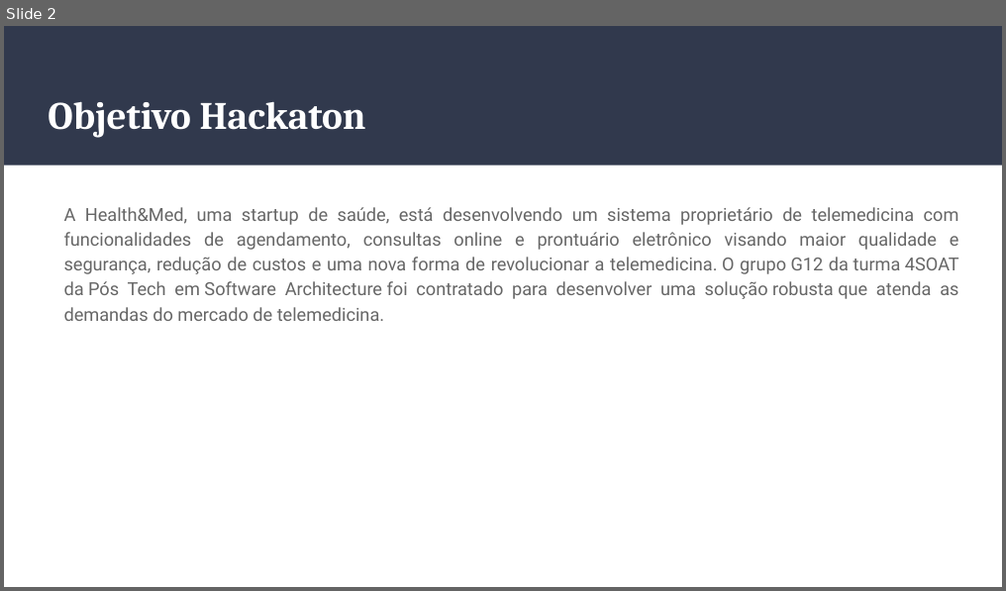
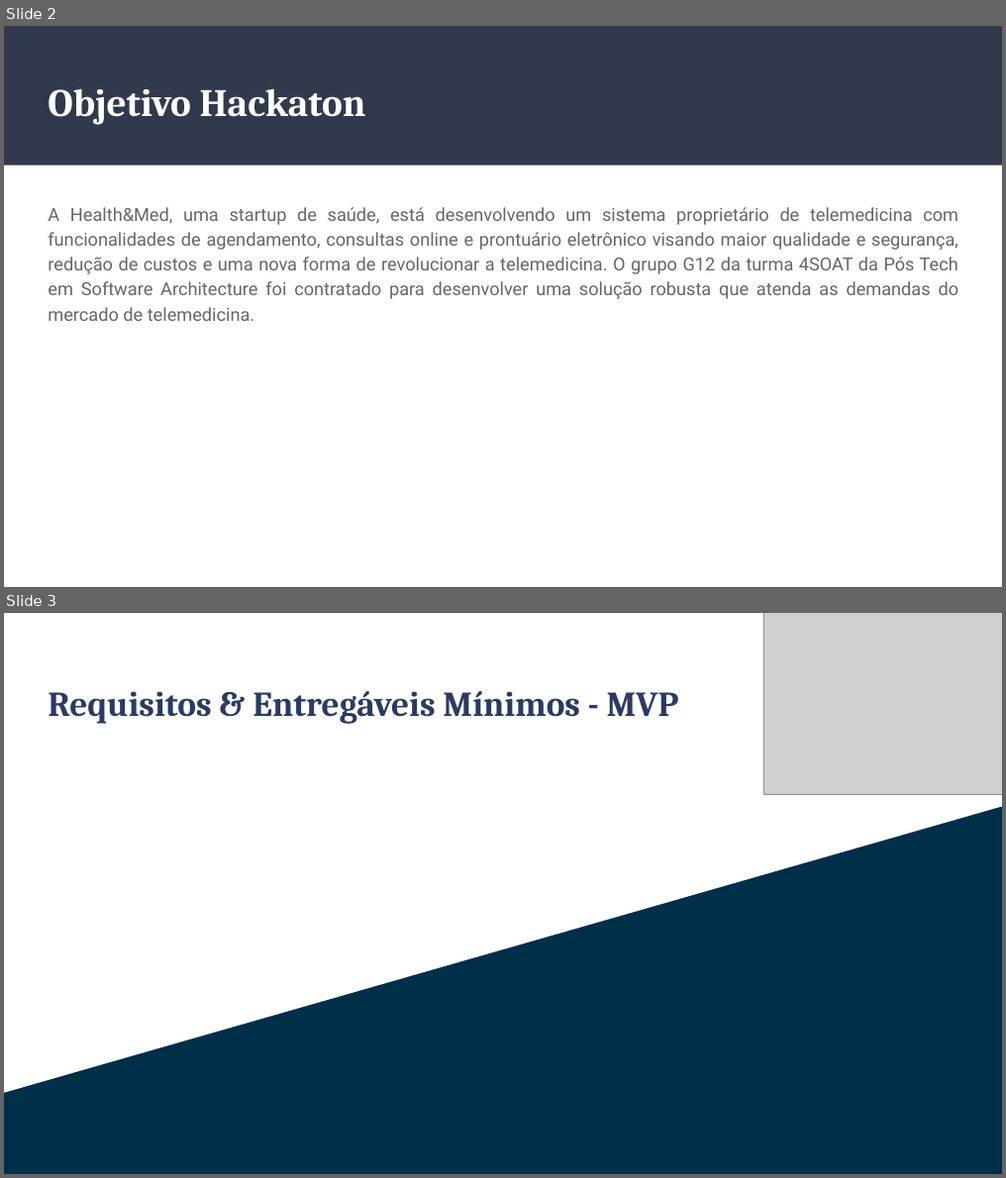
Before and after one commit to g12-4soat/techmedicos-docs, a slide deck: docs/Hackaton-TechMedicos.pptx. Shown one above the other, each under a label of ours: slide 2 before the commit, slides 2 and 3 after it. The pictures are 1006x591 and 1006x1178 pixels, drawn with LibreOffice and Linux fonts; fonts in the diff are those of the drawing; grey boxes stand for pictures. Boxes give left, top, right and bottom in pixels: in the first picture for what was removed or moved away, otherwise in the second. Text is boxed around its words. In the diff, an @@ line names an element or a change of style, - is before the commit and + after.

```diff
--- a/docs/Hackaton-TechMedicos.pptx
+++ b/docs/Hackaton-TechMedicos.pptx
@@ slide 3 added at [4, 613, 1002, 1174], background #002F4A @@
@@ freeform shape added at [4, 613, 1002, 1093], fill #FFFFFF @@
@@ picture added at [764, 613, 1002, 793] @@
@@ title added at [48, 691, 679, 724], 25.2 pt, text #293A64, bold @@
+Requisitos & Entregáveis Mínimos - MVP
@@ slide 2 changed as well @@
@@ title "Objetivo Hackaton": place and size @@
-title "Objetivo Hackaton" at [48, 101, 366, 138]
+title "Objetivo Hackaton" at [48, 88, 366, 125]
@@ text "A Health&Med, uma startup de ..." at [48, 207, 959, 321]: indent changed @@
```
Also in this commit, not shown: 2 other slides changed, 11 other slides added, 1 slide removed, 2 other files.
